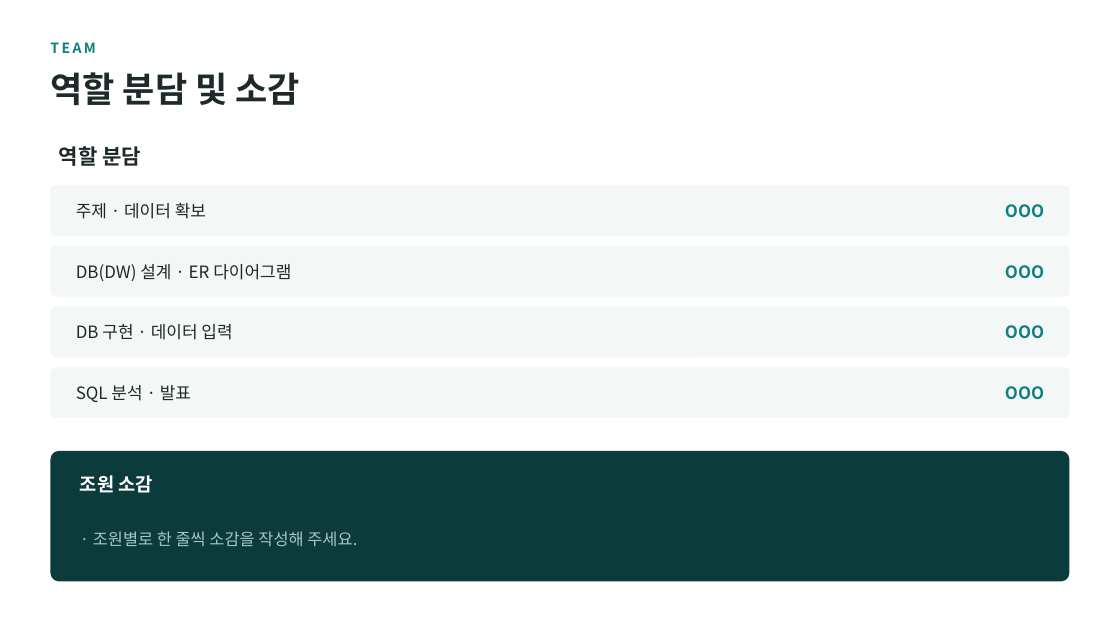
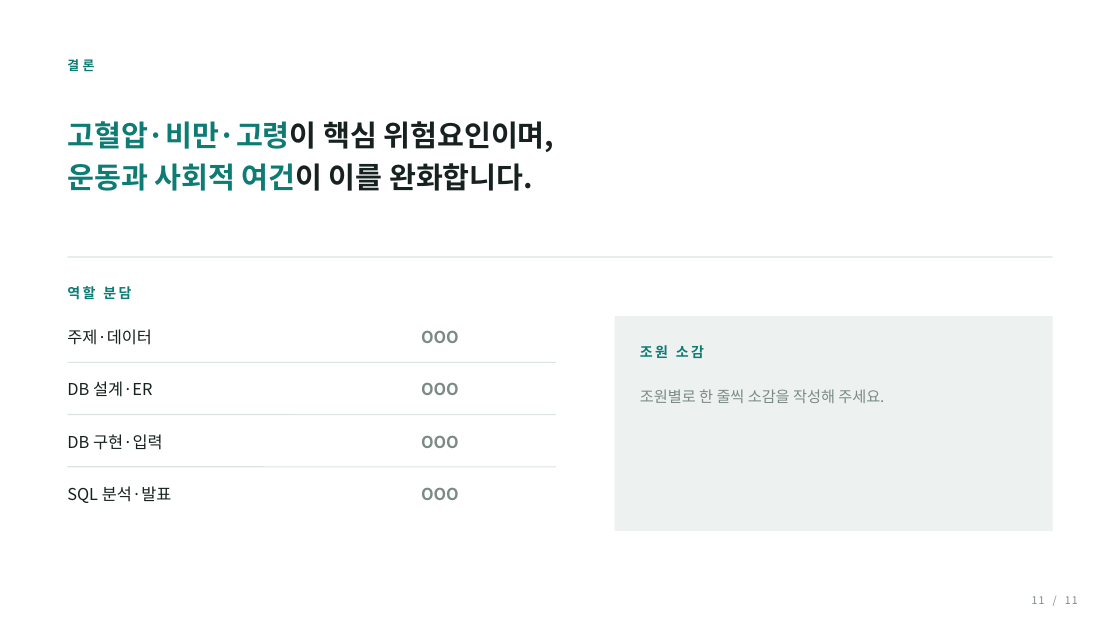
Before and after one commit to minthukyaw488-commits/diabetes, a slide deck: slide 11 of diabetes_project_stage1.pptx. Drawn at 1120x632 pixels with LibreOffice and Linux fonts; fonts in the diff are those of the drawing. Boxes give left, top, right and bottom in pixels: in the first picture for what was removed or moved away, otherwise in the second. Text is boxed around its words. In the diff, an @@ line names an element or a change of style, - is before the commit and + after.

```diff
--- a/diabetes_project_stage1.pptx
+++ b/diabetes_project_stage1.pptx
@@ text at box(67, 59, 94, 72): text changed; size 12 to 11 pt; text colour #0E8080 to #0E7C74 @@
-TEAM
+결론
@@ text at box(67, 121, 555, 191): text changed; size 30 to 25 pt; text colour #1E2A2A to #17211F @@
-역할 분담 및 소감
+고혈압·비만·고령이 핵심 위험요인이며,
+운동과 사회적 여건이 이를 완화합니다.
@@ rounded rectangle removed at box(51, 185, 1069, 236) @@
@@ rounded rectangle removed at box(51, 246, 1069, 296) @@
@@ text "역할 분담": place and size @@
-text "역할 분담" at box(59, 146, 141, 166)
+text "역할 분담" at box(67, 286, 131, 300)
@@ text "역할 분담" at box(67, 286, 131, 300): size 18 to 12 pt, text colour #1E2A2A to #0E7C74, letter spacing 0 to 2 pt @@
@@ rounded rectangle removed at box(51, 307, 1069, 357) @@
@@ text at box(67, 329, 152, 345): text changed; size 14.5 to 14 pt; text colour #1E2A2A to #17211F @@
-주제 · 데이터 확보
+주제·데이터
@@ text "OOO": place and size @@
-text "OOO" at box(1005, 204, 1044, 218)
+text "OOO" at box(421, 331, 459, 343)
@@ rectangle added at box(615, 316, 1053, 531), fill #EDF1F0 @@
@@ text "조원 소감": place and size @@
-text "조원 소감" at box(80, 475, 153, 493)
+text "조원 소감" at box(640, 345, 704, 358)
@@ text "조원 소감" at box(640, 345, 704, 358): size 16 to 12 pt, text colour #FFFFFF to #0E7C74, letter spacing 0 to 2 pt @@
@@ rounded rectangle removed at box(51, 367, 1069, 418) @@
@@ text at box(67, 381, 152, 397): text changed; size 14.5 to 14 pt; text colour #1E2A2A to #17211F @@
-DB(DW) 설계 · ER 다이어그램
+DB 설계·ER
@@ line added from (67, 362) to (556, 362), #DBE4E1 1 pt @@
@@ text "OOO": place and size @@
-text "OOO" at box(1005, 265, 1044, 279)
+text "OOO" at box(421, 383, 459, 395)
@@ text at box(640, 389, 884, 403): text changed; size 14 to 13 pt; text colour #9FC9C8 to #7C8A87 @@
-· 조원별로 한 줄씩 소감을 작성해 주세요.
+조원별로 한 줄씩 소감을 작성해 주세요.
@@ line added from (67, 414) to (556, 414), #DBE4E1 1 pt @@
@@ text at box(67, 434, 163, 450): text changed; size 14.5 to 14 pt; text colour #1E2A2A to #17211F @@
-DB 구현 · 데이터 입력
+DB 구현·입력
@@ text "OOO": place and size @@
-text "OOO" at box(1005, 325, 1044, 339)
+text "OOO" at box(421, 436, 459, 448)
@@ rounded rectangle removed at box(51, 451, 1069, 581) @@
@@ line added from (67, 467) to (556, 467), #DBE4E1 1 pt @@
@@ size 14.5 to 14 pt, text colour #0E8080 to #7C8A87; alignment right to left in 4 elements at box(421, 331, 459, 343), box(421, 383, 459, 395), box(421, 436, 459, 448), box(421, 488, 459, 500) @@
@@ text "OOO": place and size @@
-text "OOO" at box(1005, 386, 1044, 400)
+text "OOO" at box(421, 488, 459, 500)
@@ text at box(67, 486, 172, 503): text changed; size 14.5 to 14 pt; text colour #1E2A2A to #17211F @@
-SQL 분석 · 발표
+SQL 분석·발표
@@ text added at box(1032, 596, 1078, 604), 9 pt, text #7C8A87 @@
+11 / 11
```
Also in this commit, not shown: 10 other slides changed, 5 other files.
